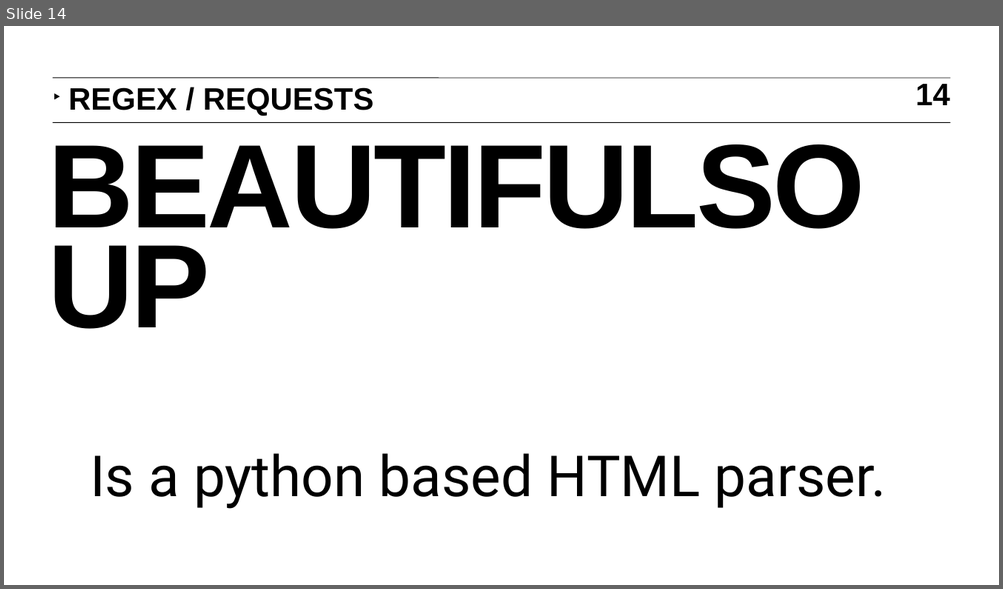
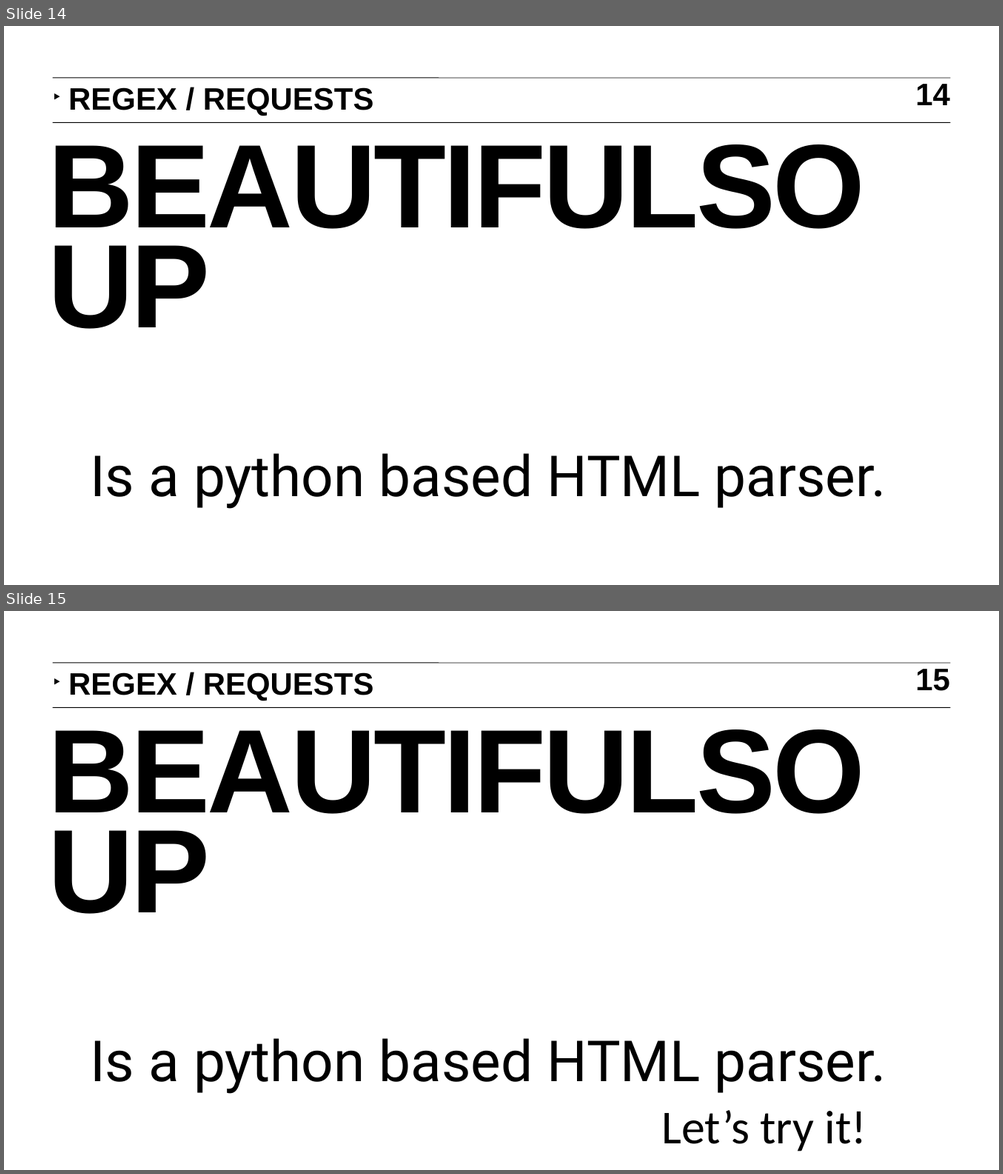
Before and after one commit to araveret/DAT6, a slide deck: slides/02_getting_data.pptx. Shown one above the other, each under a label of ours: slide 14 before the commit, slides 14 and 15 after it. The pictures are 1003x589 and 1003x1174 pixels, drawn with LibreOffice and Linux fonts; fonts in the diff are those of the drawing. Boxes give left, top, right and bottom in pixels: in the first picture for what was removed or moved away, otherwise in the second. Text is boxed around its words. In the diff, an @@ line names an element or a change of style, - is before the commit and + after.

```diff
--- a/slides/02_getting_data.pptx
+++ b/slides/02_getting_data.pptx
@@ slide 15 added at (4, 611, 999, 1170), background #FFFFFF; not listed: 2 template elements that a slide beside it also shows @@
@@ text added at (68, 672, 374, 701), 23 pt, text #000000, bold @@
+‣ REGEX / REQUESTS
@@ page number added at (915, 669, 950, 691), 23 pt, text #000000, bold @@
+15
@@ title added at (41, 729, 936, 841), 88 pt, text #000000, bold @@
+BEAUTIFULSOUP
@@ text added at (90, 1038, 886, 1093), 42 pt, text #000000 @@
+Is a python based HTML parser.
@@ text added at (661, 1110, 867, 1151), 35 pt, text #000000 @@
+Let’s try it!
```
Also in this commit, not shown: 2 other files.
